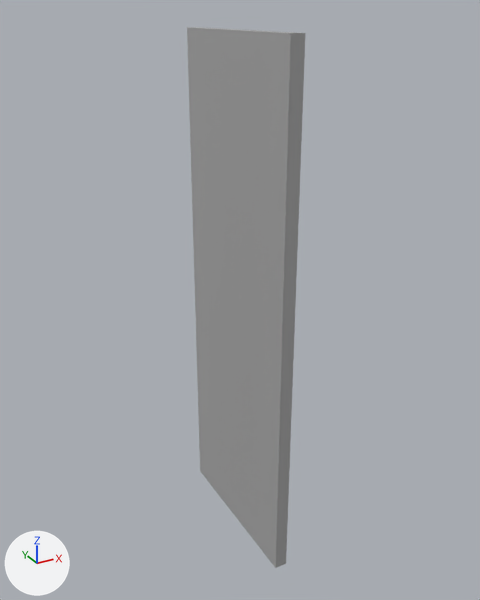
The FBX model Dev/TheWitness/Assets/Arts/Blockout/Mesh_Door_200x070x005cm.fbx, before and after one commit.
One viewpoint serves both versions: a 50 mm lens placed at (-0.01051, -0.02056, 0.02066), pointed at (0.00077, -0.00003, 0.01039). Arrows for +X, +Y and +Z are at lower left; the lights stay in place. Where no turn or scale is listed for an object, it has been applied to the vertices.

Objects in the first picture: 'MESH_Door_070x200x005cm_Local2'.
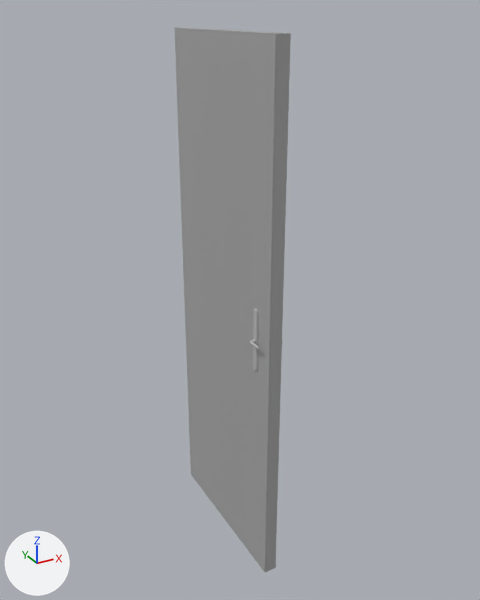
The change, as a list of edits to the scene's bpy script:
```text
Add mat_default_material:
    mat_default_material = principled_material('Default_Material')
    mat_default_material.base_color = (0.5, 0.5, 0.5)  # grey #bcbcbc
Change me_mesh:
    used by ob_mesh_door_070x200x005cm_local2; location = (0.0, 0.0, 0.0)
    remove me_mesh.from_pydata(...)  # 8 vertices, 6 faces; spans x 0.0005..0.001, y -0.0035..0.0035, z 0.0..0.02
    add me_mesh.from_pydata(...)  # 324 vertices, 364 faces; spans x -0.0003..0.0008, y -0.0035..0.0035, z 0.0..0.02
    me_mesh part 1: a new loose piece of 158 vertices spanning x -0.0003..0.0, y -0.0031..-0.0025, z 0.0088..0.0112, in mat_default_material (grey #bcbcbc)
    me_mesh part 2
    4 vertices are removed from x 0.001, y -0.0035..0.0035, z 0.0..0.02
    6 faces are deleted
    4 vertices are added at (0.0, 0.0035, 0.0), (0.0, -0.0035, 0.0), (0.0, 0.0035, 0.02), (0.0, -0.0035, 0.02)
    12 new faces join them, mat_standardsurface1 (grey #aaaaaa)
    me_mesh part 3: the surface is now shaded smooth
    add me_mesh.materials.append(mat_default_material)  # grey #bcbcbc
```

Location of each change, (x1, y1, x2, y2) in pixels of the pictures (480 x 600 px):
'MESH_Door_070x200x005cm_Local2', reshaped: before (187, 27, 305, 568); after (174, 27, 291, 572)
part 1 of me_mesh, added: after (250, 309, 259, 372)
part 2 of me_mesh, built on: before (187, 27, 305, 568); after (174, 27, 291, 572)
